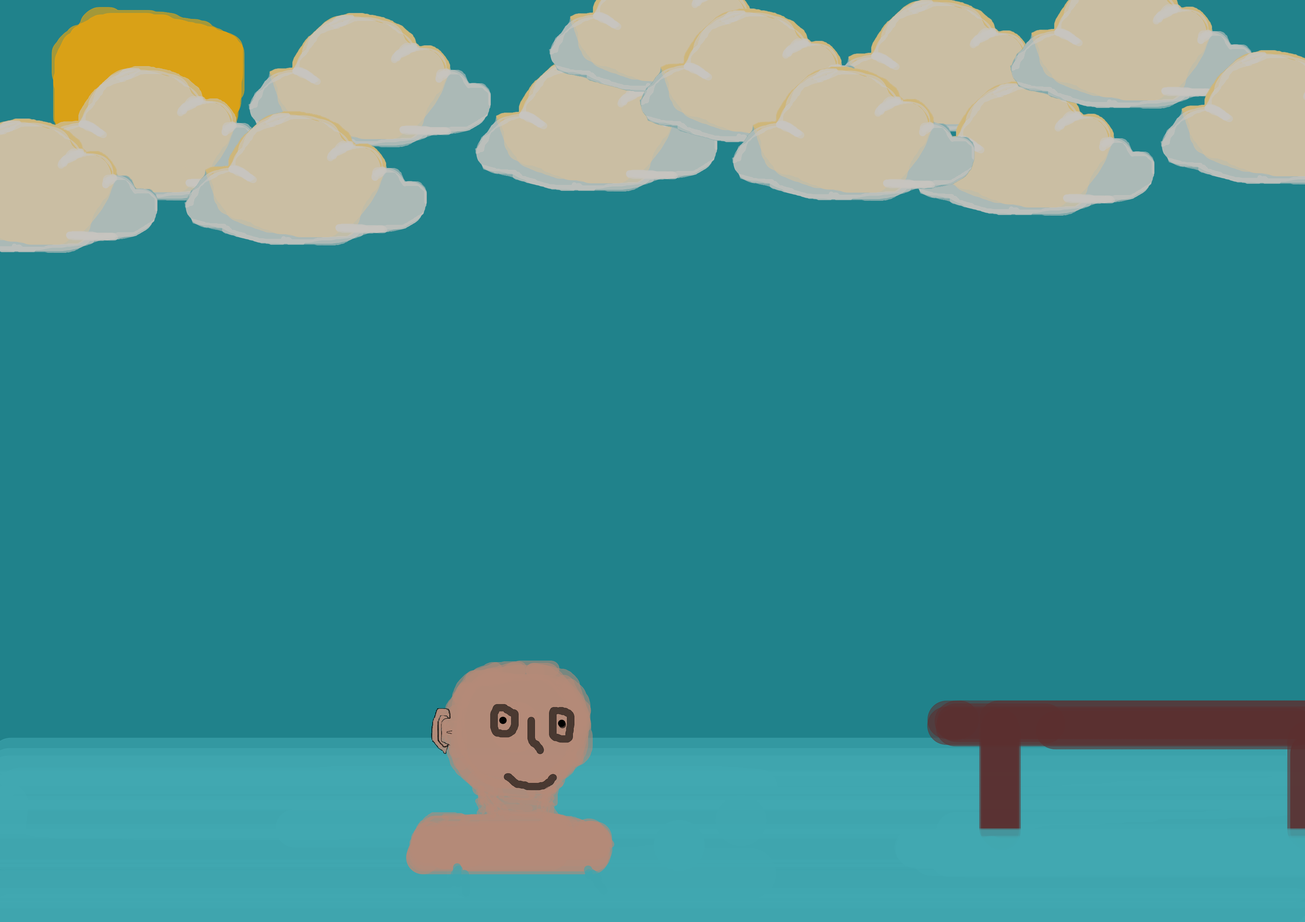
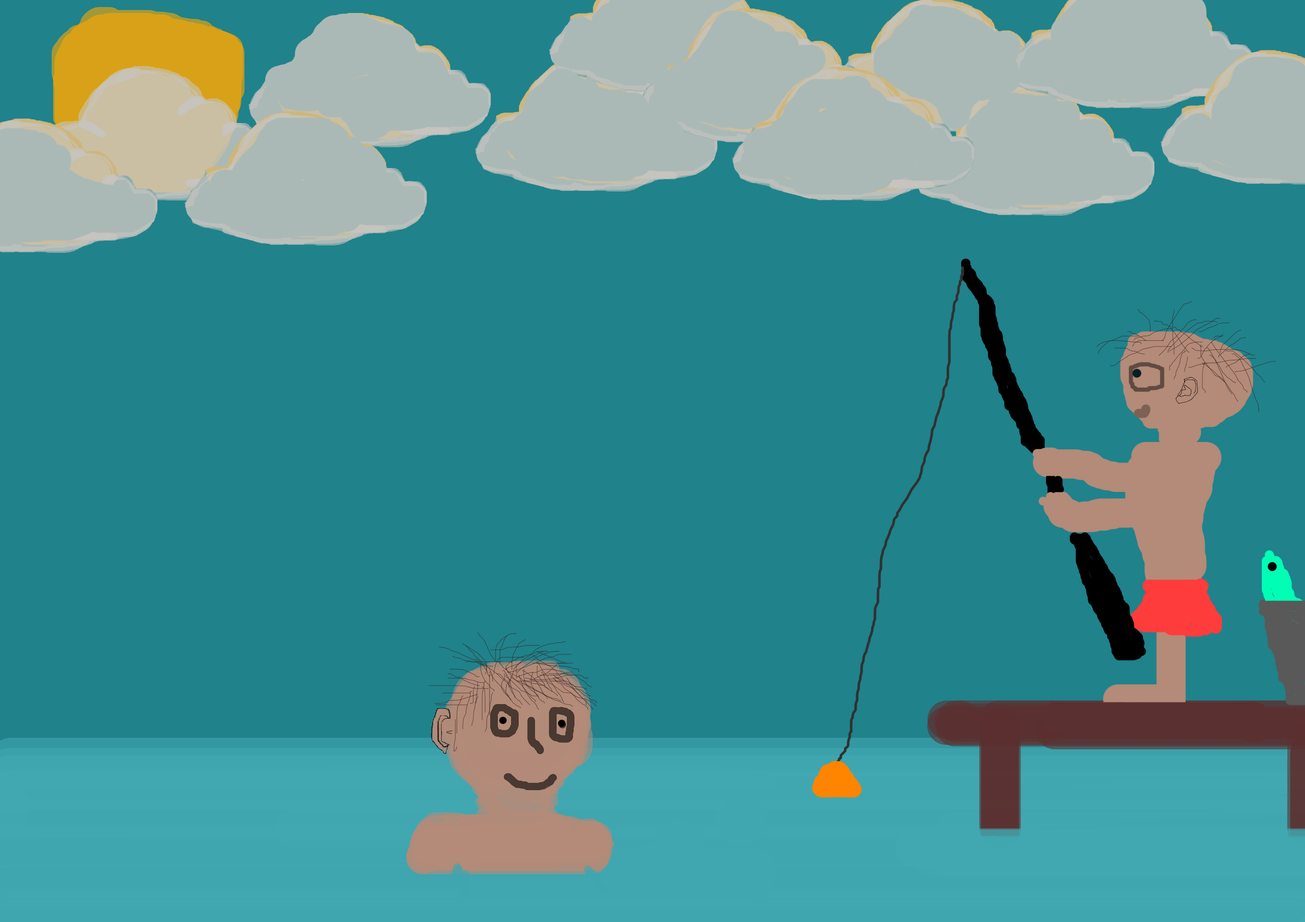
Layer changes from the first (1305, 922) image to the second:
painted on "Layer 3" over [264, 0, 933, 195]
painted on "Layer 11" over [0, 0, 1305, 245]
added layer "Layer 12" above "Layer 0" over [428, 258, 1305, 799]
